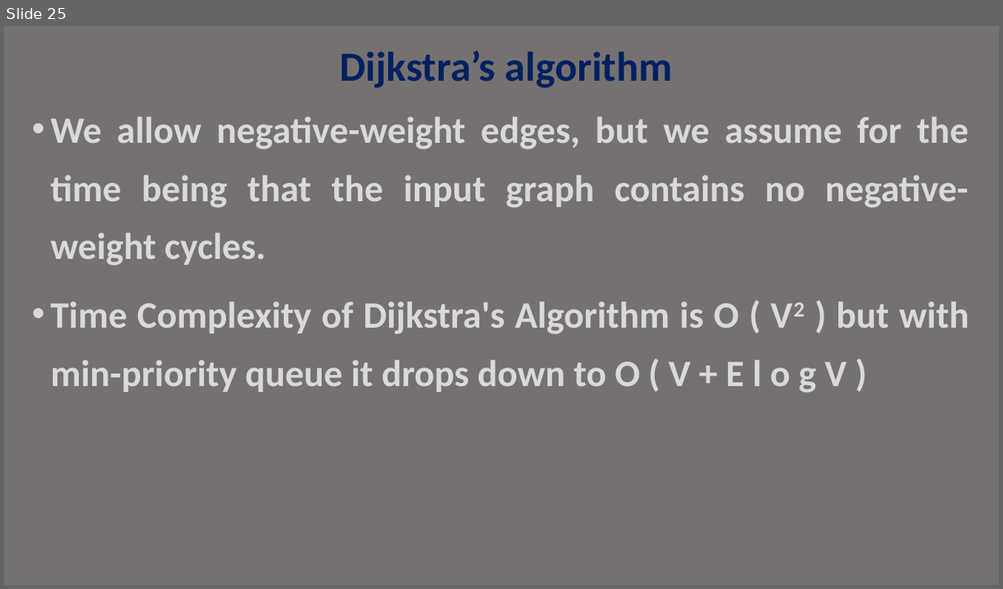
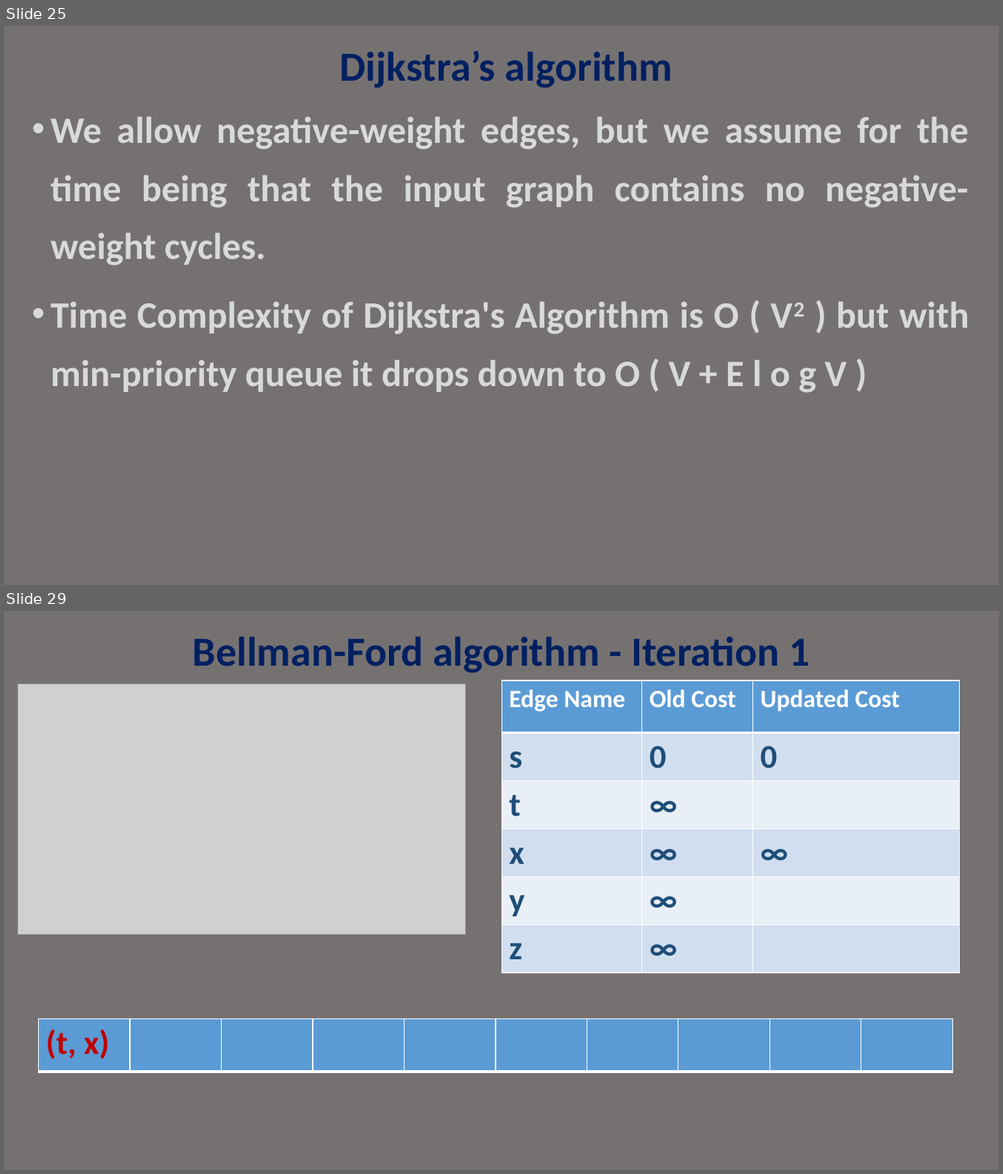
Before and after one commit to janakimeena/Old_Repo_22, a slide deck: Ex11a/dijkstra.pptx. Shown one above the other, each under a label of ours: slide 25 before the commit, slides 25 and 29 after it; the slides between them are not shown. The pictures are 1003x589 and 1003x1174 pixels, drawn with LibreOffice and Linux fonts; fonts in the diff are those of the drawing; grey boxes stand for pictures. Boxes give left, top, right and bottom in pixels: in the first picture for what was removed or moved away, otherwise in the second. Text is boxed around its words. In the diff, an @@ line names an element or a change of style, - is before the commit and + after.

```diff
--- a/Ex11a/dijkstra.pptx
+++ b/Ex11a/dijkstra.pptx
@@ slide 29 added at box(4, 611, 999, 1170), background #767171 @@
@@ title added at box(193, 636, 809, 673), 40 pt, text #002060, bold @@
+Bellman-Ford algorithm - Iteration 1
@@ picture added at box(17, 684, 465, 935) @@
@@ table added at box(502, 681, 960, 1105), 6 rows, 3 columns @@
+Edge Name | Old Cost | Updated Cost
+s | 0 | 0
+t | ∞ | 
+x | ∞ | ∞
+y | ∞ | 
+z | ∞ | 
@@ table added at box(38, 1019, 952, 1071), 1 rows, 10 columns @@
+(t, x) |  |  |  |  |  |  |  |  | 
```
Also in this commit, not shown: 2 slides changed, 28 other slides added, 2 slides removed, 1 other file.
